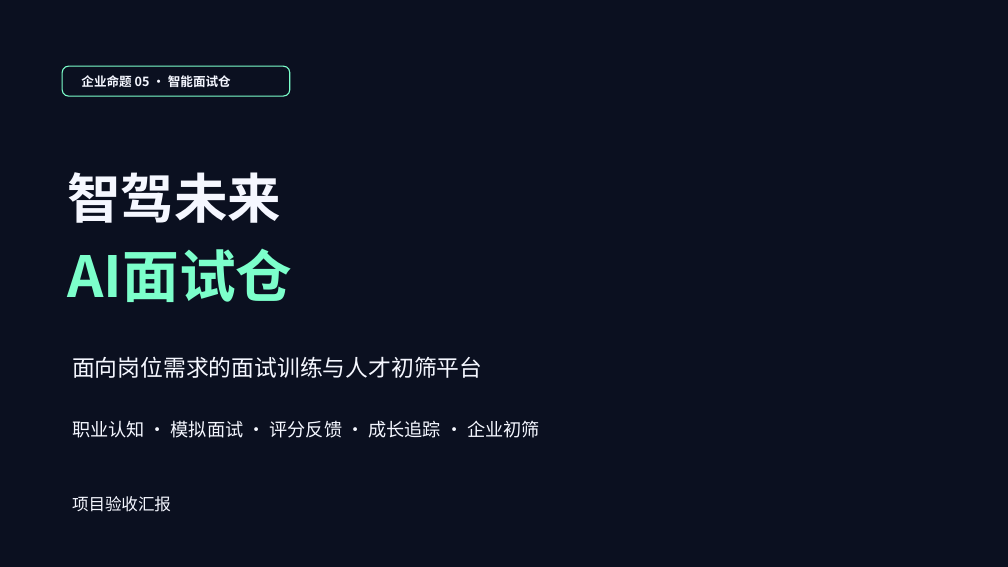
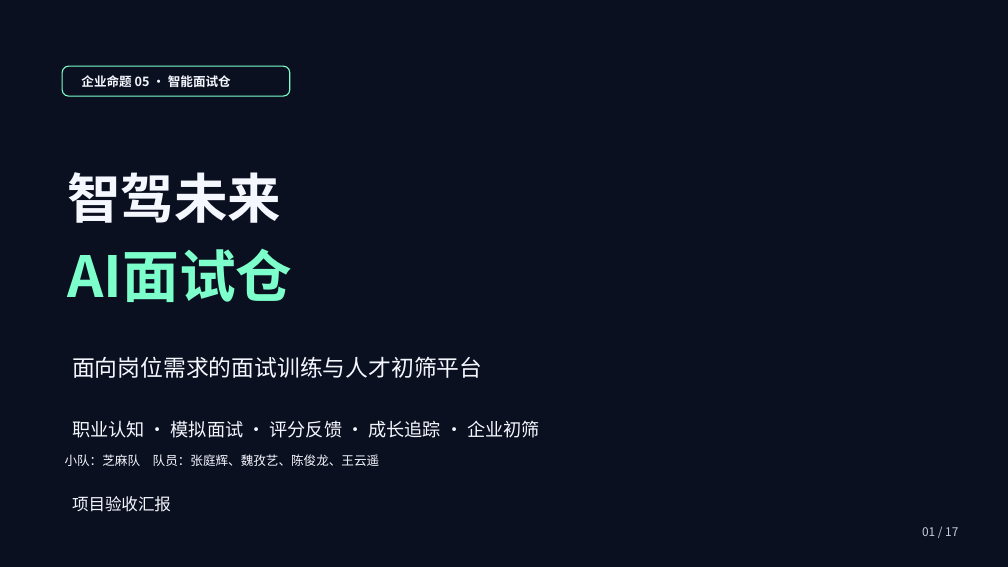
Before and after one commit to a1610064859-beep/ai_interview_hub, a slide deck: slide 1 of deliverables/项目验收汇报_最终版.pptx. Drawn at 1008x567 pixels with LibreOffice and Linux fonts; fonts in the diff are those of the drawing; background and template pictures are left out. Boxes give left, top, right and bottom in pixels: in the first picture for what was removed or moved away, otherwise in the second. Text is boxed around its words. In the diff, an @@ line names an element or a change of style, - is before the commit and + after.

```diff
--- a/deliverables/项目验收汇报_最终版.pptx
+++ b/deliverables/项目验收汇报_最终版.pptx
@@ text added at [65, 454, 380, 466], 12 pt, text #F5F7FF @@
+小队：芝麻队 队员：张庭辉、魏孜艺、陈俊龙、王云遥
@@ text added at [922, 527, 958, 536], 11.2 pt, text #C7CEDB @@
+01 / 17
```
Also in this commit, not shown: 15 other slides changed, 1 slide added, 1 other file.
